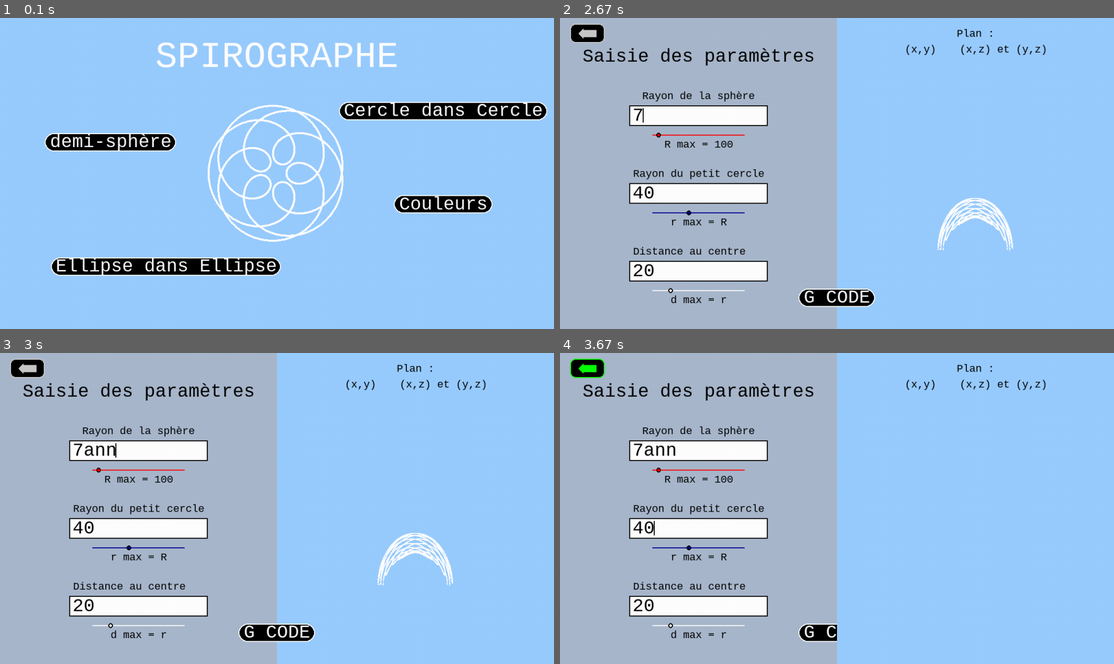
Above: before the commit, frames 1-4 (two rows, left to right).
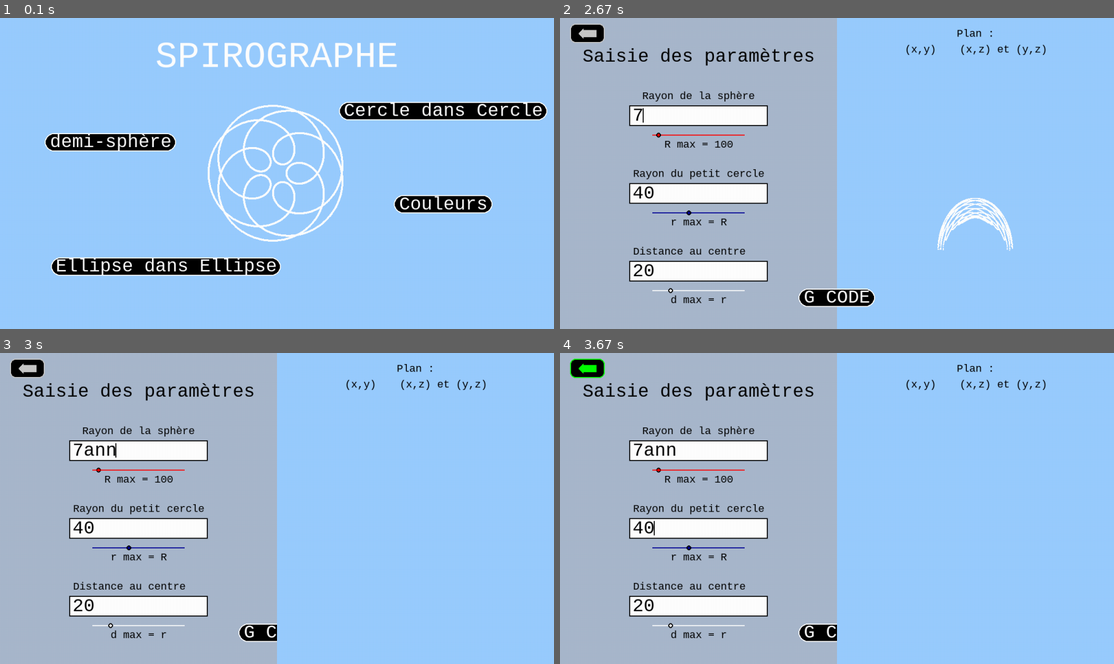
Above: after the commit, the same moments.

Repository: Nashoba1er/SPIROGRAPHE
Game: pygame game, started from logiciel spirographe.py
Same seed, same stepped clock (60 frames per second), same inputs: the game is played once before the commit and once after it.
Inputs (mouse positions are in pixels of both pictures, inside the frame that each line leads up to):
- Up to frame 1 (0.1 s): no input
- Up to frame 2 (2.67 s): press the mouse at (670, 142) at 0.37 s; move the mouse to (781, 192) at 0.47 s; release the mouse at (892, 241) at 0.6 s; hold Backspace 0.67-1.13 s; hold Right 0.67-1.13 s; tap Enter at 1.22, 2.1 s; hold Tab 1.55-2.02 s; hold Right 1.55-2.02 s; tap Shift at 2.43 s
- Up to frame 3 (3 s): type "ann" at 2.77 s
- Up to frame 4 (3.67 s): tap Enter at 3.1 s; move the mouse to (698, 468) at 3.32 s; press the mouse at (698, 468) at 3.35 s; move the mouse to (798, 443) at 3.45 s; release the mouse at (897, 418) at 3.58 s; move the mouse to (587, 368) at 3.65 s

Frames 1-2 are identical in both runs. In frame 3, 1.1% of the frame differs, in the area x 50-82%, y 57-93%; in frame 4, nothing differs.

Commit message:
correction dans 3D

Diff:
--- a/logiciel spirographe.py
+++ b/logiciel spirographe.py
@@ -686,27 +686,6 @@
         cercles(r1,r2,p,couleur_g_cercle,couleur_p_cercle,couleur_rendu,couleur_fond)
         rendu(r1,r2,p,couleur_rendu)
 
-def modifie_rayons3D(lines,numéro):
-    '''
-    entrée :
-        le contenu des champs
-    effet :
-        vérifie que le contenu des champs est suffisant pour faire un rendu
-        si c'est le cas :
-            normalise les valeurs sur 100 selon la taille de l'écran
-            affiche le rendu et le schéma
-    '''
-    draw.rect(screen,couleur_fond,[window_width/2, window_height/2, window_width/2, window_height/2],0)
-    if is_float(lines[0]) and is_float(lines[1]) and is_float(lines[2]):
-        r1 = float(lines[0])*(window_height/4)/100
-        r2 = float(lines[1])*(window_height/4)/100
-        p = float(lines[2])*(window_height/4)/100
-
-
-
-        #cercles(r1,r2,p,couleur_g_cercle,couleur_p_cercle,couleur_rendu,couleur_fond)
-        rendu3D(r1,r2,p,couleur_rendu,numéro)
-
 def clic(coord):
     '''
     entrée :
@@ -770,7 +749,6 @@
 
     display.flip()
 
-
 #fonctions pour le menu principal :
 
 def menu_choix():
@@ -965,7 +943,6 @@
     draw.rect(screen,couleur("WHITE"),[window_width/8 + 1 * taille * 3/2,window_height/2+5*taille/2,taille,taille])
     draw.rect(screen,couleur("BLACK"),[window_width/8 + 2 * taille * 3/2,window_height/2+5*taille/2,taille,taille])
 
-
 def survole_bouton(coord):
     '''
     entrée : les coordonnées de la souris
@@ -1056,9 +1033,6 @@
     #clic sur le shéma
     if (coord_x > window_width/2 and coord_y < window_height/2):
         run_zoom_schema = True
-    #clic sur le rendu
-    if (coord_x > window_width/2 and coord_y > window_height/2):
-        run_zoom_rendu = True
     #clic sur la flèche retour
     if return_arrow(coord):
         run_cdc3D = False
@@ -1075,6 +1049,120 @@
     display.flip()
 
     return numéro
+
+def input_to_text3D(event,numéro):
+    '''
+    entrée :
+        evènement PYGAME :
+            - BACKSPACE
+            - RETURN
+            - UP | DOWN | LEFT | RIGHT
+            - TAB
+            - ESCAPE
+            - any letter
+    effet :
+        Tout ceci n'est pas affiché, la fonction ecrit se charge de l'affichage
+        - BACKSPACE : efface le caractère à gauche du curseur
+        - RETURN : place le curseur à la fin du champ suivant (le 0 quand on est sur le 2)
+        - UP : augmente de 1 la valeur du champ
+        - DOWN : diminue de 1 la valeur du champ
+        - LEFT : déplace le curseur sur la gauche
+        - RIGHT : déplace le curseur sur la droite
+        - TAB : passe au champs suivant ou au champ précédent
+        - ESCAPE : revient au menu précédent (met run_cdc à False)
+        - any letter : écrit la touche qu'on vient de taper
+    '''
+    global current_line, lines, cursor_position, key_press_times, run_cdc
+    taille_carac = 3/5 * police_taille
+    keys = key.get_pressed()
+    longueur_current_line = len(lines[current_line])
+
+    if event.key == K_BACKSPACE:
+        # Si Retour arrière est appuyé
+        if longueur_current_line > 0 and cursor_position > 0:
+            if cursor_position == 1 :
+                lines[current_line] = lines[current_line][1:]
+            elif cursor_position == (longueur_current_line) :
+                lines[current_line] = lines[current_line][:-1]
+            else :
+                lines[current_line] = lines[current_line][:(cursor_position-1)] + lines[current_line][(cursor_position):]  # Supprime le dernier caractère
+            cursor_position -= 1
+    elif event.key == K_RETURN:
+        # Si 'Entrée' est appuyé,
+        if current_line < 2:
+            draw.rect(screen,couleur("WHITE"),[window_width/8 + cursor_position * taille_carac + taille_carac/4,(current_line)*window_height/4+9*window_height/32 + 0.15*window_height/15,2,0.7*window_height/15],0)
+            current_line += 1
+            cursor_position = len(lines[current_line])
+        else :
+            draw.rect(screen,couleur("WHITE"),[window_width/8 + cursor_position * taille_carac + taille_carac/4,(current_line)*window_height/4+9*window_height/32 + 0.15*window_height/15,2,0.7*window_height/15],0)
+            current_line = 0
+            cursor_position = len(lines[current_line])
+    elif event.key == K_ESCAPE:
+        run_cdc = False
+    elif event.key == K_TAB and (keys[K_LSHIFT] or keys[K_RSHIFT]):
+        if current_line > 0:
+            draw.rect(screen,couleur("WHITE"),[window_width/8 + cursor_position * taille_carac + taille_carac/4,(current_line)*window_height/4+9*window_height/32 + 0.15*window_height/15,2,0.7*window_height/15],0)
+            current_line -=1
+            cursor_position = len(lines[current_line])
+    elif event.key == K_TAB:
+        #si on appuie sur la touche du bas, on passe à la ligne suivante :
+        if current_line < 2:
+            draw.rect(screen,couleur("WHITE"),[window_width/8 + cursor_position * taille_carac + taille_carac/4,(current_line)*window_height/4+9*window_height/32 + 0.15*window_height/15,2,0.7*window_height/15],0)
+            current_line += 1
+            cursor_position = len(lines[current_line])
+    elif event.key == K_UP :
+        if is_float(lines[current_line]):
+            lines[current_line] = str(int(float(lines[current_line])) + 1)
+        cursor_position = len(lines[current_line])
+        modifie_rayons3D(lines,numéro)
+    elif event.key == K_DOWN :
+        if is_float(lines[current_line]):
+            lines[current_line] = str(int(float(lines[current_line])) - 1)
+        cursor_position = len(lines[current_line])
+        modifie_rayons3D(lines,numéro)
+    elif event.key == K_RIGHT:
+        #si on appuie sur la flèche de droite, le curseur se déplace d'une lettre
+        if cursor_position < (longueur_current_line):
+            cursor_position += 1
+    elif event.key == K_LEFT:
+        #si on appuie sur la flèche de gauche, le curseur se déplace d'une lettre
+        if cursor_position > 0:
+            cursor_position -=1
+    else:
+        # Autres touches
+        if longueur_current_line <= character_limit:
+        # Ajouter le caractère à la ligne actuelle
+            letter = event.unicode
+            if letter:  # Si la touche produit un caractère (ignore Shift, Ctrl, etc.)
+                if cursor_position == 0:
+                    lines[current_line] = letter + lines[current_line]
+                elif cursor_position < (longueur_current_line):
+                    lines[current_line] = lines[current_line][:(cursor_position)] + letter + lines[current_line][(cursor_position):]
+                else:
+                    lines[current_line] += letter
+                cursor_position += 1
+                modifie_rayons3D(lines,numéro)
+
+def modifie_rayons3D(lines,numéro):
+    '''
+    entrée :
+        le contenu des champs
+    effet :
+        vérifie que le contenu des champs est suffisant pour faire un rendu
+        si c'est le cas :
+            normalise les valeurs sur 100 selon la taille de l'écran
+            affiche le rendu et le schéma
+    '''
+    draw.rect(screen,couleur_fond,[window_width/2, window_height/2, window_width/2, window_height/2],0)
+    if is_float(lines[0]) and is_float(lines[1]) and is_float(lines[2]):
+        r1 = float(lines[0])*(window_height/4)/100
+        r2 = float(lines[1])*(window_height/4)/100
+        p = float(lines[2])*(window_height/4)/100
+
+
+
+        #cercles(r1,r2,p,couleur_g_cercle,couleur_p_cercle,couleur_rendu,couleur_fond)
+        rendu3D(r1,r2,p,couleur_rendu,numéro)
 
 #fonctions pour le menu ellipse dans ellipse
 
@@ -1246,7 +1334,7 @@
                                     ecrit(current_line)
                             display.flip() #mettre à jour l'affichage
                     if pyEvent.type == KEYDOWN:
-                        input_to_text(pyEvent)  # Appel à la fonction pour gérer l'input
+                        input_to_text3D(pyEvent,numéro)  # Appel à la fonction pour gérer l'input
                         ecrit(current_line)
                 display.flip()
 
